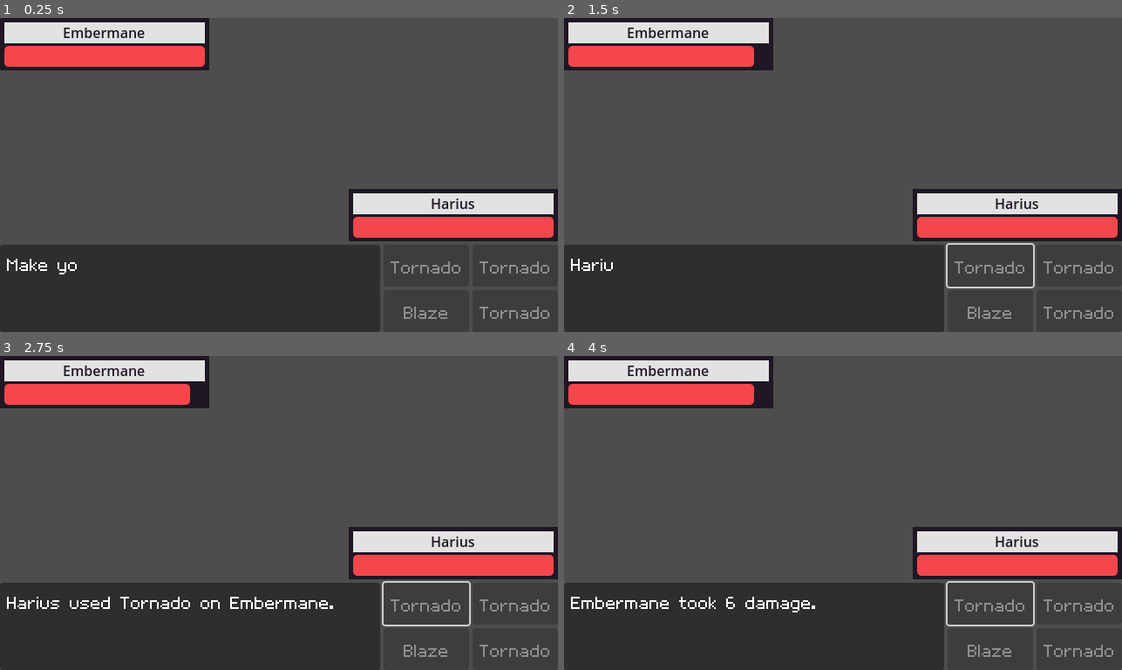
Above: before the commit, frames 1-4 (two rows, left to right).
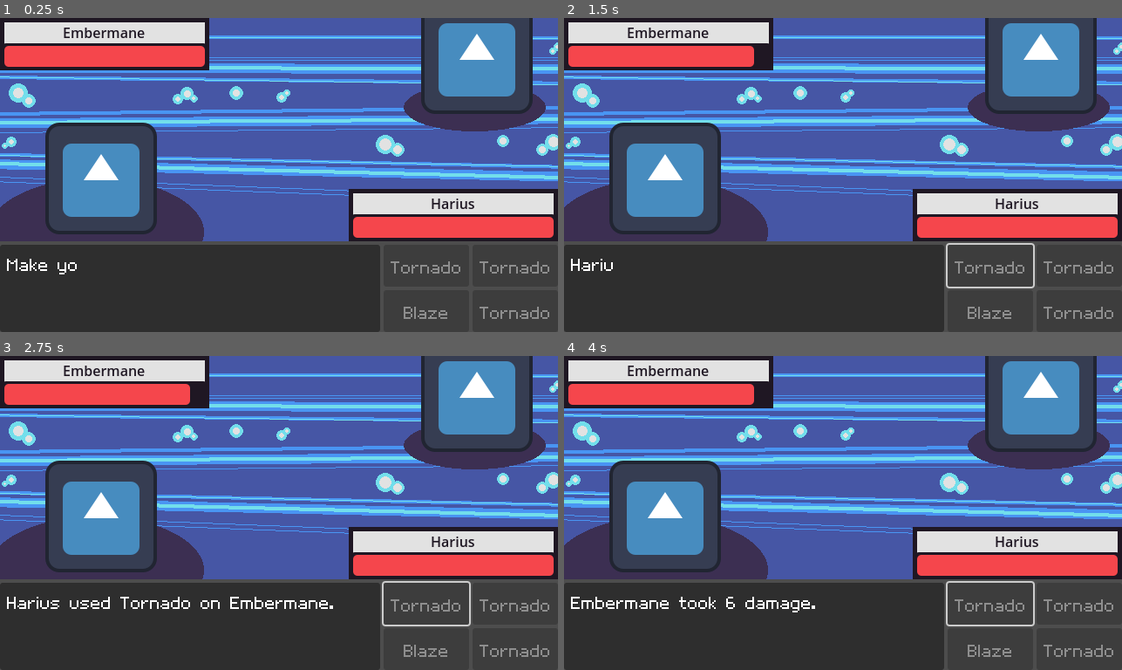
Above: after the commit, the same moments.

Repository: jadicodes/zodiac-battler
Game: Godot game, scene res://battle_arena/battle_arena.tscn
Same seed, same stepped clock (60 frames per second), same inputs: the game is played once before the commit and once after it. The engine's default icon, where the game draws it, is replaced by a stand-in: a white triangle on a blue panel in a dark square.
Inputs:
- Up to frame 1 (0.25 s): no input
- Up to frame 2 (1.5 s): tap Space (advance_text) at 0.6 s; click "Tornado" at 1.25 s
- Up to frame 3 (2.75 s): tap Space (advance_text) at 2.1 s
- Up to frame 4 (4 s): tap Enter at 2.75 s; tap Space (advance_text) at 2.85, 3.6 s

The runs differ from the first frame. In frame 1, 53% of the frame differs, in the area x 0-100%, y 0-72%; in frame 2, 53%; in frame 3, 53%; in frame 4, 53%.

Commit message:
Add background

Diff:
--- a/project/battle_arena/battle_arena.tscn
+++ b/project/battle_arena/battle_arena.tscn
@@ -1,9 +1,11 @@
-[gd_scene load_steps=14 format=3 uid="uid://bi4etr5s1v3kc"]
+[gd_scene load_steps=13 format=3 uid="uid://bi4etr5s1v3kc"]
 
 [ext_resource type="Script" uid="uid://lxbgsksdckqd" path="res://battle_arena/battle_arena.gd" id="1_r4nqg"]
 [ext_resource type="Resource" uid="uid://c8u3hw5eqn458" path="res://monsters/breed/embermane.tres" id="2_lj2wh"]
 [ext_resource type="Script" uid="uid://c6p10u1cg3yux" path="res://monsters/monster.gd" id="3_ewqu3"]
 [ext_resource type="Resource" uid="uid://bmt1iiqphqefe" path="res://monsters/breed/harius.tres" id="4_etk7j"]
+[ext_resource type="Texture2D" uid="uid://c5og4m5hglu7s" path="res://battle_arena/background.png" id="5_4layi"]
+[ext_resource type="Texture2D" uid="uid://c8dwb7jo0e1jy" path="res://icon.svg" id="5_etk7j"]
 [ext_resource type="PackedScene" uid="uid://bny50y62exih" path="res://battle_arena/textbox/textbox.tscn" id="5_ewqu3"]
 [ext_resource type="PackedScene" uid="uid://pw78k5es24iv" path="res://battle_arena/player_info/PlayerInfo.tscn" id="7_uvb1j"]
 [ext_resource type="PackedScene" uid="uid://bhg6lanvbq8qd" path="res://battle_arena/move_buttons/move_buttons.tscn" id="8_4layi"]
@@ -38,9 +40,10 @@
 grow_horizontal = 2
 grow_vertical = 2
 
-[node name="Control" type="Control" parent="VBoxContainer"]
+[node name="Control" type="TextureRect" parent="VBoxContainer"]
 layout_mode = 2
 size_flags_vertical = 3
+texture = ExtResource("5_4layi")
 
 [node name="OpponentPlayerInfo" parent="VBoxContainer/Control" instance=ExtResource("7_uvb1j")]
 unique_name_in_owner = true
@@ -68,6 +71,22 @@
 grow_vertical = 0
 size_flags_horizontal = 0
 
+[node name="TextureRect" type="TextureRect" parent="VBoxContainer/Control"]
+layout_mode = 0
+offset_left = 483.0
+offset_top = -18.0
+offset_right = 611.0
+offset_bottom = 110.0
+texture = ExtResource("5_etk7j")
+
+[node name="TextureRect2" type="TextureRect" parent="VBoxContainer/Control"]
+layout_mode = 0
+offset_left = 52.0
+offset_top = 120.0
+offset_right = 180.0
+offset_bottom = 248.0
+texture = ExtResource("5_etk7j")
+
 [node name="HBoxContainer" type="HBoxContainer" parent="VBoxContainer"]
 layout_mode = 2
 
Binary file added: project/battle_arena/background.png
Not shown, added: project/battle_arena/background.png.import
